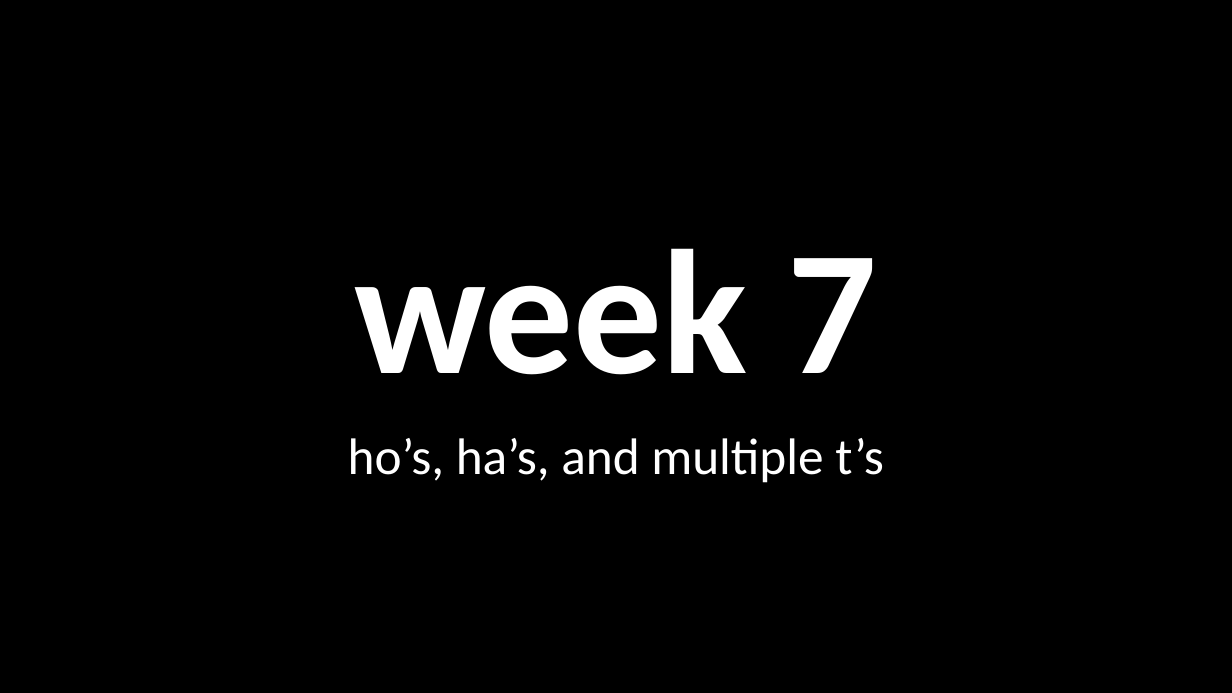
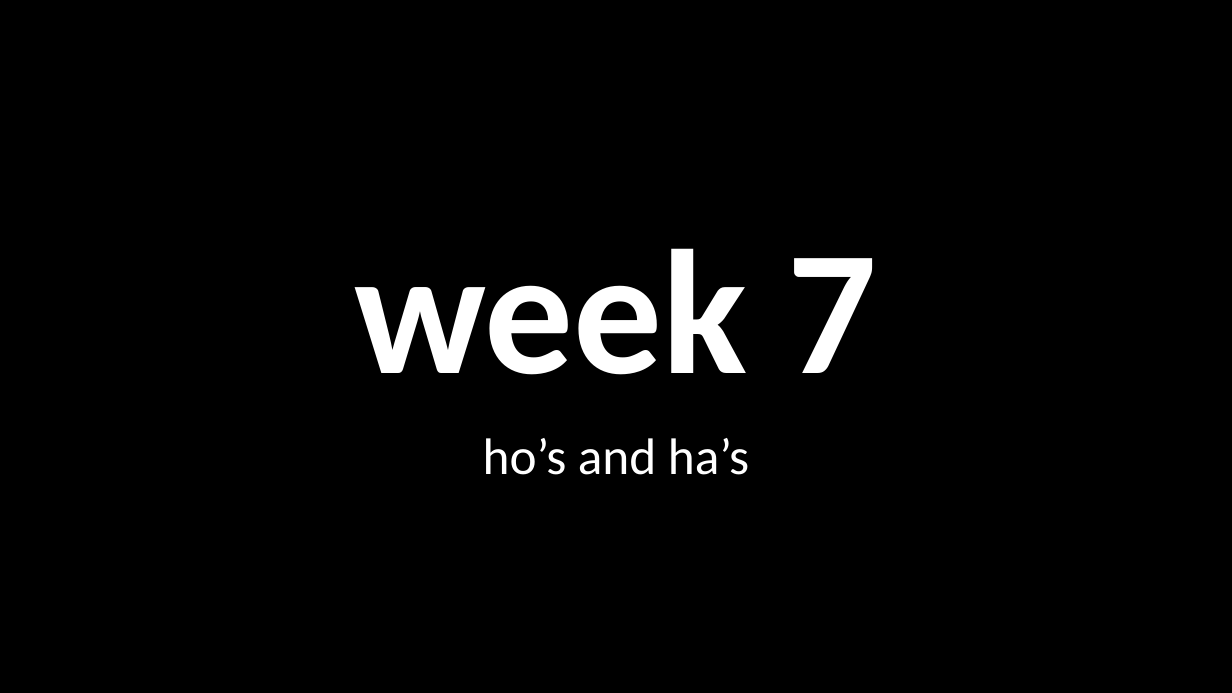
Before and after one commit to nicklalone/CIST_2500, a slide deck: slide 2 of ppts/Week 07 - Tuesday.pptx. Drawn at 1232x693 pixels with LibreOffice and Linux fonts; fonts in the diff are those of the drawing. Boxes give left, top, right and bottom in pixels: in the first picture for what was removed or moved away, otherwise in the second. Text is boxed around its words. In the diff, an @@ line names an element or a change of style, - is before the commit and + after.

```diff
--- a/ppts/Week 07 - Tuesday.pptx
+++ b/ppts/Week 07 - Tuesday.pptx
@@ subtitle at (x1=483, y1=438, x2=749, y2=475): text changed @@
-ho’s, ha’s, and multiple t’s
+ho’s and ha’s
```
Also in this commit, not shown: 3 other files.
